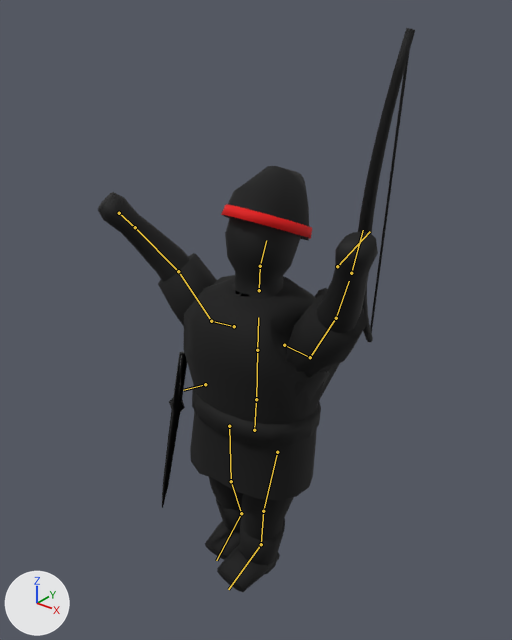
Before and after pictures for a commit that changed the glTF model public/models/units/archer_rigged.glb.
One viewpoint serves both versions: a camera (50 mm lens) standing at (0.553, -0.688, 0.857) and looking at (0.021, -0.023, 0.445). The lights are fixed; the arrows at lower left show +X, +Y and +Z. The older version comes first. Both versions are drawn at frame 27 of the action 'idle_stance'; the numbers are the values there. The bones that change, and the others that lie on the model, are drawn over the model as lines.

Objects in the first picture: 'BowWeapon', 'MedievalArcher', 'SideKnife'.
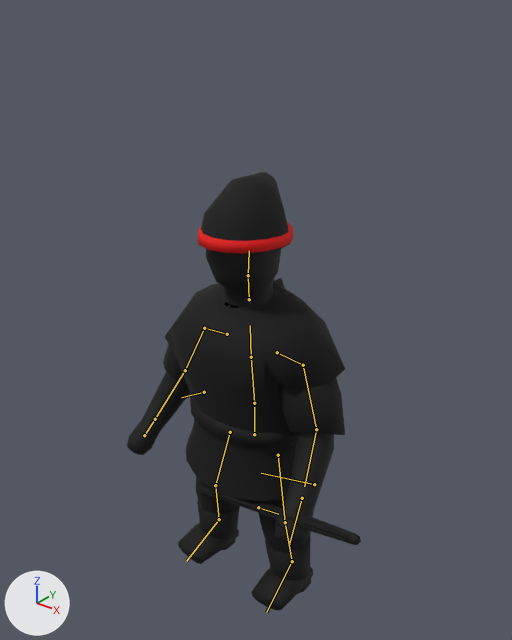
What differs and where, as boxes (x1, y1, x2, y2) in the pictures (512 x 640 px):
```json
{"object": "MedievalArcher", "change": "posed", "before": [98, 166, 378, 592], "after": [127, 172, 345, 611], "on screen": "22% narrower"}
{"object": "BowWeapon", "change": "posed", "before": [358, 28, 415, 342], "after": [198, 485, 361, 545], "on screen": "183% wider, 81% shorter"}
{"object": "SideKnife", "change": "posed", "before": [162, 351, 187, 508], "on screen": "not visible afterwards"}
{"bone": "pelvis", "before": "(254, 430) to (256, 403)", "after": "(254, 434) to (254, 407)"}
{"bone": "hipKnifeSocket", "before": "(205, 384) to (183, 390)", "after": "(204, 392) to (181, 397)"}
{"bone": "spine", "before": "(256, 399) to (257, 350)", "after": "(254, 403) to (251, 357)"}
{"bone": "chest", "before": "(257, 350) to (258, 317)", "after": "(251, 357) to (250, 325)"}
{"bone": "head", "before": "(260, 266) to (266, 240)", "after": "(248, 275) to (249, 250)"}
{"bone": "upperArm_L", "before": "(310, 357) to (336, 318)", "after": "(303, 365) to (316, 429)"}
{"bone": "forearm_L", "before": "(336, 318) to (349, 281)", "after": "(316, 429) to (304, 486)"}
{"bone": "shieldSocket", "before": "(337, 266) to (370, 231)", "after": "(314, 484) to (261, 473)"}
{"bone": "upperArm_R", "before": "(211, 321) to (178, 271)", "after": "(204, 328) to (185, 370)"}
{"bone": "forearm_R", "before": "(178, 271) to (135, 227)", "after": "(185, 370) to (155, 419)"}
{"bone": "thigh_L", "before": "(277, 452) to (263, 511)", "after": "(278, 455) to (285, 522)"}
{"bone": "shin_L", "before": "(263, 511) to (261, 544)", "after": "(285, 522) to (292, 561)"}
{"bone": "foot_L", "before": "(261, 544) to (228, 589)", "after": "(292, 561) to (266, 612)"}
{"bone": "thigh_R", "before": "(229, 426) to (231, 481)", "after": "(230, 432) to (215, 485)"}
{"bone": "shin_R", "before": "(231, 481) to (241, 513)", "after": "(215, 485) to (219, 519)"}
{"bone": "foot_R", "before": "(241, 513) to (216, 560)", "after": "(219, 519) to (186, 561)"}
```

The change, as JSON lines over the scene's bpy script:
```json
{"block": "bone_pelvis", "where": "bone_pelvis = bpy.data.objects['ArcherArmature'].pose.bones['pelvis']  # child of 'root'"}
{"op": "set", "path": "bone_pelvis.location", "old": "(0.0, 0.002, 0.0)", "new": "(0.0, -0.006, 0.0)"}
{"op": "set", "path": "bone_pelvis.rotation_quaternion", "old": "(0.999, 0.0, 0.0, -0.035)", "new": "(1.0, 0.0, 0.0, 0.0)", "note": "degrees (0, 0, -4) -> degrees (0, 0, 0)"}
{"block": "bone_hipknifesocket", "where": "bone_hipknifesocket = bpy.data.objects['ArcherArmature'].pose.bones['hipKnifeSocket']  # child of 'pelvis'"}
{"op": "set", "path": "bone_hipknifesocket.rotation_quaternion", "old": "(0.035, -0.004, -0.991, -0.127)", "new": "(0.086, -0.011, -0.988, -0.127)", "note": "degrees (-15, -176, 0) -> degrees (-15, -170, 0)"}
{"block": "bone_spine", "where": "bone_spine = bpy.data.objects['ArcherArmature'].pose.bones['spine']  # child of 'pelvis'"}
{"op": "set", "path": "bone_spine.rotation_quaternion", "old": "(0.998, -0.052, -0.002, 0.035)", "new": "(1.0, 0.006, 0.0, 0.0)", "note": "degrees (-6, 0, 4) -> degrees (1, 0, 0)"}
{"block": "bone_chest", "where": "bone_chest = bpy.data.objects['ArcherArmature'].pose.bones['chest']  # child of 'spine'"}
{"op": "set", "path": "bone_chest.rotation_quaternion", "old": "(1.0, 0.0, 0.0, 0.0)", "new": "(1.0, -0.014, 0.0, 0.0)", "note": "degrees (0, 0, 0) -> degrees (-2, 0, 0)"}
{"block": "bone_head", "where": "bone_head = bpy.data.objects['ArcherArmature'].pose.bones['head']  # child of 'neck'"}
{"op": "set", "path": "bone_head.rotation_quaternion", "old": "(0.993, -0.122, 0.0, 0.0)", "new": "(1.0, 0.009, 0.0, 0.0)", "note": "degrees (-14, 0, 0) -> degrees (1, 0, 0)"}
{"block": "bone_upperarm_l", "where": "bone_upperarm_l = bpy.data.objects['ArcherArmature'].pose.bones['upperArm_L']  # child of 'shoulder_L'"}
{"op": "set", "path": "bone_upperarm_l.rotation_quaternion", "old": "(0.859, 0.475, -0.092, -0.167)", "new": "(0.844, -0.489, 0.112, -0.193)", "note": "degrees (58, 0, -22) -> degrees (-60, 0, -26)"}
{"block": "bone_forearm_l", "where": "bone_forearm_l = bpy.data.objects['ArcherArmature'].pose.bones['forearm_L']  # child of 'upperArm_L'"}
{"op": "set", "path": "bone_forearm_l.rotation_quaternion", "old": "(0.995, 0.0, 0.0, -0.105)", "new": "(0.975, 0.0, 0.0, -0.223)", "note": "degrees (0, 0, -12) -> degrees (0, 0, -26)"}
{"block": "bone_shieldsocket", "where": "bone_shieldsocket = bpy.data.objects['ArcherArmature'].pose.bones['shieldSocket']  # child of 'forearm_L'"}
{"op": "set", "path": "bone_shieldsocket.rotation_quaternion", "old": "(-0.173, -0.607, 0.203, 0.749)", "new": "(1.0, 0.0, 0.0, 0.0)", "note": "degrees (71, 57, -112) -> degrees (0, 0, 0)"}
{"block": "bone_upperarm_r", "where": "bone_upperarm_r = bpy.data.objects['ArcherArmature'].pose.bones['upperArm_R']  # child of 'shoulder_R'"}
{"op": "set", "path": "bone_upperarm_r.rotation_quaternion", "old": "(0.895, 0.417, 0.066, 0.142)", "new": "(0.833, -0.54, -0.068, 0.105)", "note": "degrees (50, 0, 18) -> degrees (-66, 0, 14)"}
{"block": "bone_forearm_r", "where": "bone_forearm_r = bpy.data.objects['ArcherArmature'].pose.bones['forearm_R']  # child of 'upperArm_R'"}
{"op": "set", "path": "bone_forearm_r.rotation_quaternion", "old": "(0.985, 0.0, 0.0, 0.174)", "new": "(0.975, 0.0, 0.0, 0.223)", "note": "degrees (0, 0, 20) -> degrees (0, 0, 26)"}
{"block": "bone_thigh_l", "where": "bone_thigh_l = bpy.data.objects['ArcherArmature'].pose.bones['thigh_L']  # child of 'pelvis'"}
{"op": "set", "path": "bone_thigh_l.rotation_quaternion", "old": "(0.998, -0.052, -0.002, 0.044)", "new": "(0.996, -0.03, 0.003, -0.09)", "note": "degrees (-6, 0, 5) -> degrees (-3, 0, -10)"}
{"block": "bone_shin_l", "where": "bone_shin_l = bpy.data.objects['ArcherArmature'].pose.bones['shin_L']  # child of 'thigh_L'"}
{"op": "set", "path": "bone_shin_l.rotation_quaternion", "old": "(0.998, 0.07, 0.0, 0.0)", "new": "(0.997, 0.06, 0.003, 0.05)", "note": "degrees (8, 0, 0) -> degrees (7, 0, 6)"}
{"block": "bone_foot_l", "where": "bone_foot_l = bpy.data.objects['ArcherArmature'].pose.bones['foot_L']  # child of 'shin_L'"}
{"op": "set", "path": "bone_foot_l.rotation_quaternion", "old": "(1.0, 0.0, 0.0, 0.0)", "new": "(0.999, -0.03, 0.001, -0.02)", "note": "degrees (0, 0, 0) -> degrees (-3, 0, -2)"}
{"block": "bone_thigh_r", "where": "bone_thigh_r = bpy.data.objects['ArcherArmature'].pose.bones['thigh_R']  # child of 'pelvis'"}
{"op": "set", "path": "bone_thigh_r.rotation_quaternion", "old": "(-0.998, -0.035, 0.002, 0.044)", "new": "(0.996, -0.03, -0.003, 0.09)", "note": "degrees (4, 0, -5) -> degrees (-3, 0, 10)"}
{"block": "bone_shin_r", "where": "bone_shin_r = bpy.data.objects['ArcherArmature'].pose.bones['shin_R']  # child of 'thigh_R'"}
{"op": "set", "path": "bone_shin_r.rotation_quaternion", "old": "(0.999, 0.052, 0.0, 0.0)", "new": "(0.997, 0.06, -0.003, -0.05)", "note": "degrees (6, 0, 0) -> degrees (7, 0, -6)"}
{"block": "bone_foot_r", "where": "bone_foot_r = bpy.data.objects['ArcherArmature'].pose.bones['foot_R']  # child of 'shin_R'"}
{"op": "set", "path": "bone_foot_r.rotation_quaternion", "old": "(1.0, 0.0, 0.0, 0.0)", "new": "(0.999, -0.03, -0.001, 0.02)", "note": "degrees (0, 0, 0) -> degrees (-3, 0, 2)"}
```
